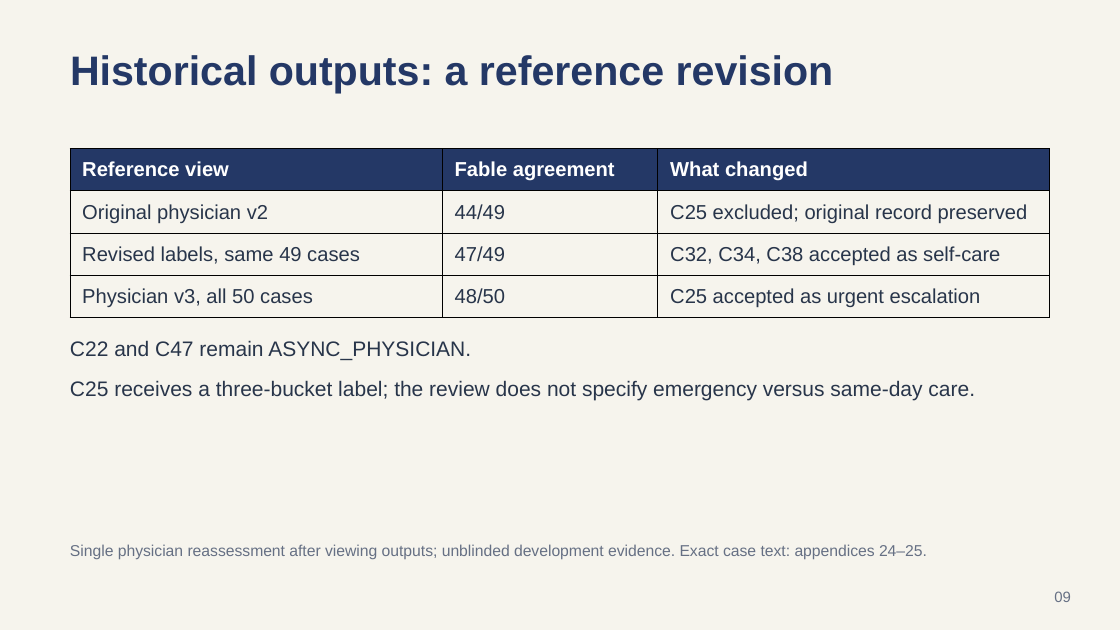
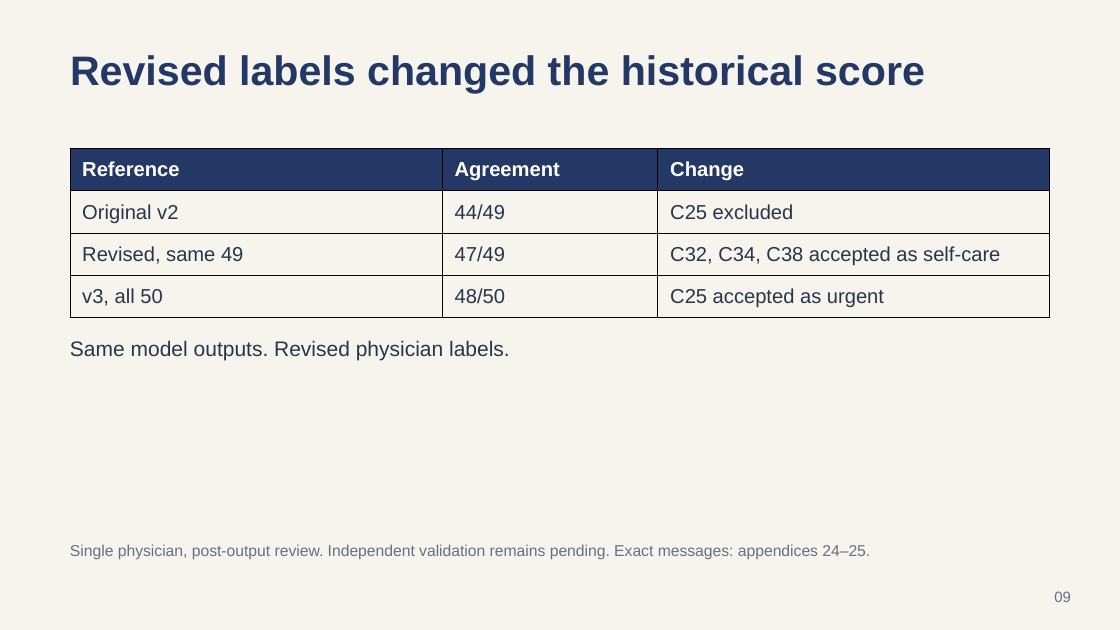
Before and after one commit to bGOATnote/counselcodex, a slide deck: slide 9 of output/submission-2026-09-15/counsel-disposition-google-slides.pptx. Drawn at 1120x630 pixels with LibreOffice and Linux fonts; fonts in the diff are those of the drawing. Boxes give left, top, right and bottom in pixels: in the first picture for what was removed or moved away, otherwise in the second. Text is boxed around its words. In the diff, an @@ line names an element or a change of style, - is before the commit and + after.

```diff
--- a/output/submission-2026-09-15/counsel-disposition-google-slides.pptx
+++ b/output/submission-2026-09-15/counsel-disposition-google-slides.pptx
@@ text at (70, 55, 925, 93): text changed @@
-Historical outputs: a reference revision
+Revised labels changed the historical score
@@ table at (70, 149, 1050, 318) @@
-row 1: Reference view | Fable agreement | What changed
+row 1: Reference | Agreement | Change
-row 2, column 1: Original physician v2
+row 2, column 1: Original v2
-row 2, column 3: C25 excluded; original record preserved
+row 2, column 3: C25 excluded
-row 3, column 1: Revised labels, same 49 cases
+row 3, column 1: Revised, same 49
-row 4, column 1: Physician v3, all 50 cases
+row 4, column 1: v3, all 50
-row 4, column 3: C25 accepted as urgent escalation
+row 4, column 3: C25 accepted as urgent
@@ text at (70, 340, 510, 360): text changed @@
-C22 and C47 remain ASYNC_PHYSICIAN.
+Same model outputs. Revised physician labels.
@@ text removed at (70, 380, 975, 401) @@
-C25 receives a three-bucket label; the review does not specify emergency versus same-day care.
@@ text at (70, 544, 870, 560): text changed @@
-Single physician reassessment after viewing outputs; unblinded development evidence. Exact case text: appendices 24–25.
+Single physician, post-output review. Independent validation remains pending. Exact messages: appendices 24–25.
```
Also in this commit, not shown: 6 other slides changed, 4 slides added, 4 slides removed, 10 other files.
